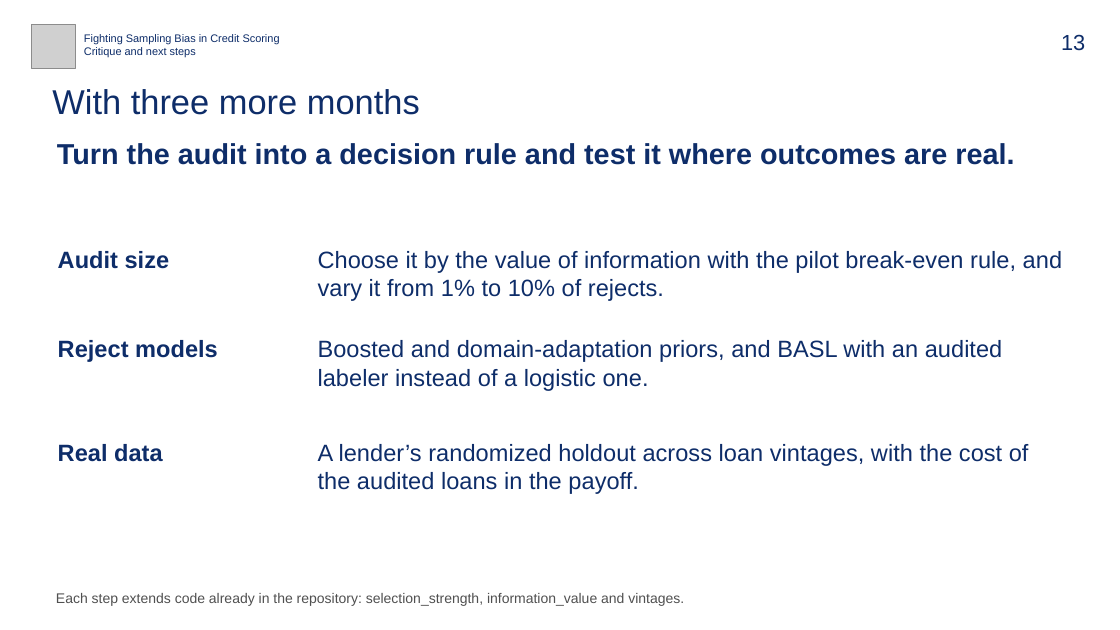
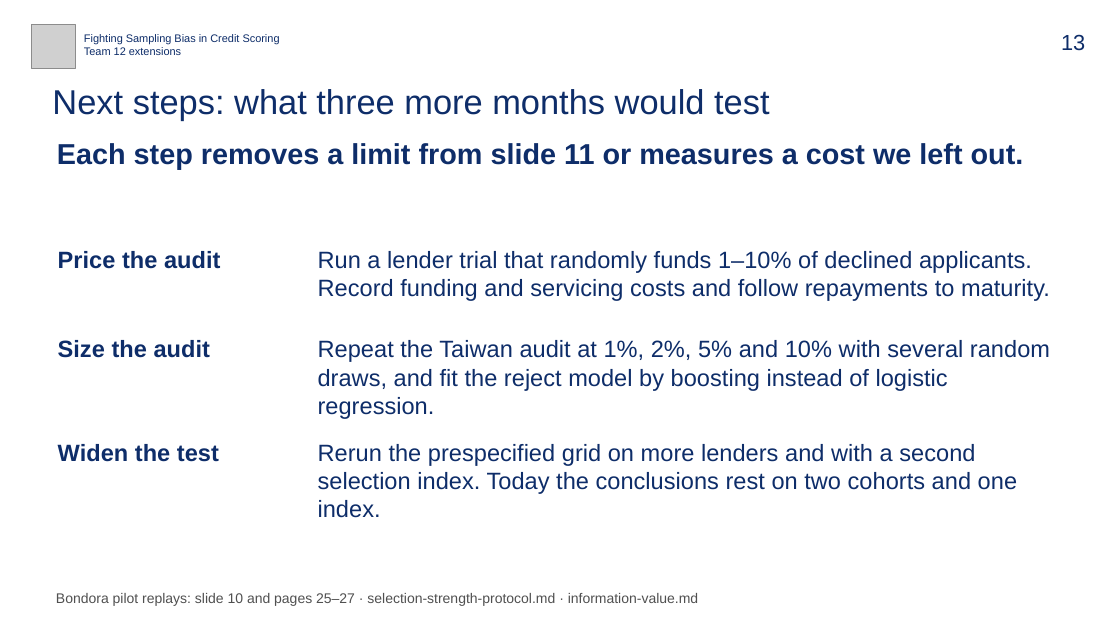
Before and after one commit to bigpurota/paper11, a slide deck: slide 13 of slides/talk-template.pptx. Drawn at 1120x630 pixels with LibreOffice and Linux fonts; fonts in the diff are those of the drawing; grey boxes stand for pictures. Boxes give left, top, right and bottom in pixels: in the first picture for what was removed or moved away, otherwise in the second. Text is boxed around its words. In the diff, an @@ line names an element or a change of style, - is before the commit and + after.

```diff
--- a/slides/talk-template.pptx
+++ b/slides/talk-template.pptx
@@ text at [84, 47, 181, 55]: text changed @@
-Critique and next steps
+Team 12 extensions
@@ text at [52, 89, 769, 120]: text changed @@
-With three more months
+Next steps: what three more months would test
@@ text at [57, 143, 1024, 169]: text changed @@
-Turn the audit into a decision rule and test it where outcomes are real.
+Each step removes a limit from slide 11 or measures a cost we left out.
@@ text at [58, 251, 220, 269]: text changed @@
-Audit size
+Price the audit
@@ text at [318, 251, 1050, 301]: text changed @@
-Choose it by the value of information with the pilot break-even rule, and vary it from 1% to 10% of rejects.
+Run a lender trial that randomly funds 1–10% of declined applicants. Record funding and servicing costs and follow repayments to maturity.
@@ text at [58, 340, 210, 358]: text changed @@
-Reject models
+Size the audit
@@ text at [318, 340, 1050, 419]: text changed @@
-Boosted and domain-adaptation priors, and BASL with an audited labeler instead of a logistic one.
+Repeat the Taiwan audit at 1%, 2%, 5% and 10% with several random draws, and fit the reject model by boosting instead of logistic regression.
@@ text at [58, 444, 219, 462]: text changed @@
-Real data
+Widen the test
@@ text at [318, 444, 1017, 518]: text changed @@
-A lender’s randomized holdout across loan vintages, with the cost of the audited loans in the payoff.
+Rerun the prespecified grid on more lenders and with a second selection index. Today the conclusions rest on two cohorts and one index.
@@ text at [56, 593, 698, 606]: text changed @@
-Each step extends code already in the repository: selection_strength, information_value and vintages.
+Bondora pilot replays: slide 10 and pages 25–27 · selection-strength-protocol.md · information-value.md
```
Also in this commit, not shown: 6 other slides changed, 23 other files.
